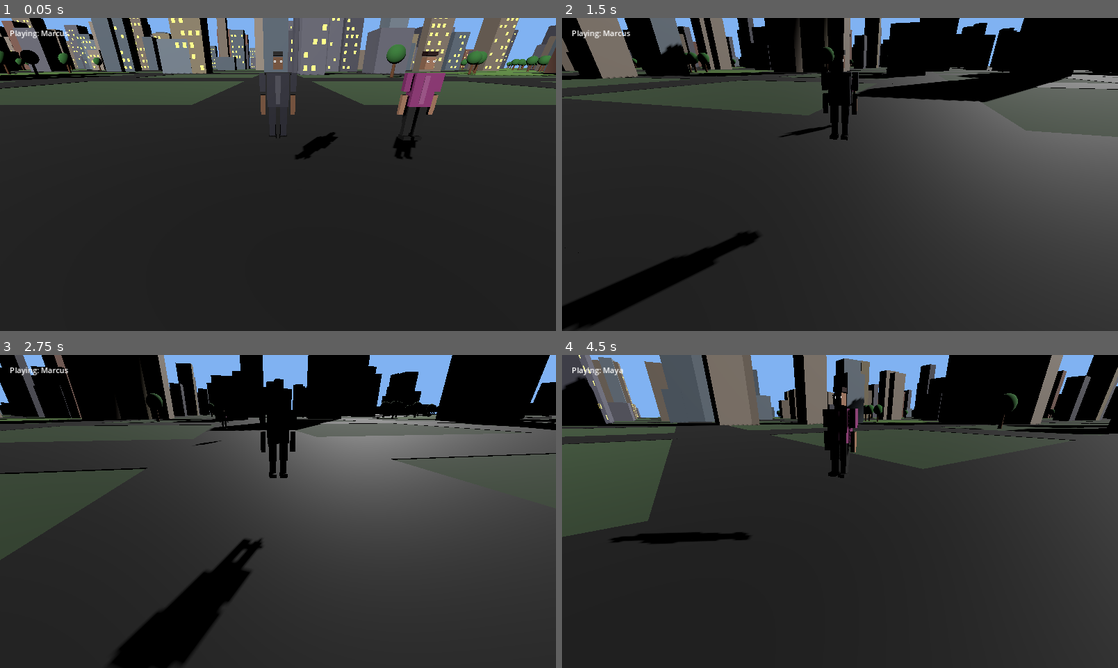
Above: before the commit, frames 1-4 (two rows, left to right).
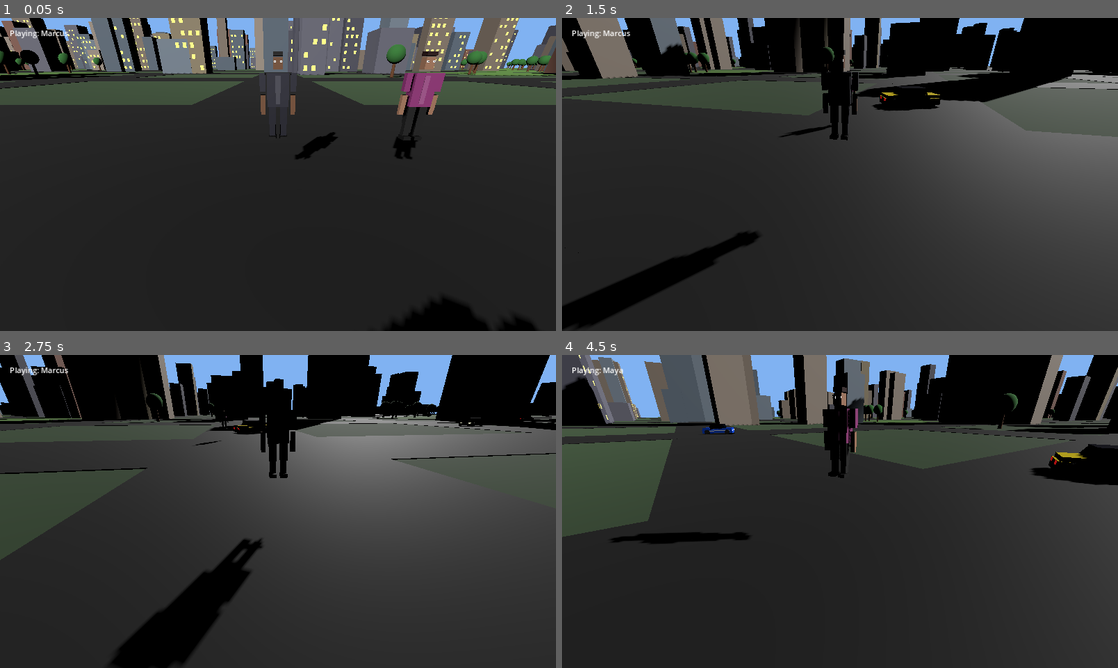
Above: after the commit, the same moments.

Repository: Layo-DamzD/Hood-Legend
Game: Godot game, scene res://scenes/main.tscn
Same seed, same stepped clock (60 frames per second), same inputs: the game is played once before the commit and once after it.
Inputs (mouse positions are in pixels of both pictures, inside the frame that each line leads up to):
- Up to frame 1 (0.05 s): no input
- Up to frame 2 (1.5 s): tap Enter at 0.5 s; move the mouse to (867, 174) at 0.52 s; hold Shift (run) 0.53-1.28 s; hold Up (move_forward) from 0.53 s (still down); tap Space (jump) at 0.77 s; move the mouse to (812, 174) at 1.27 s; click (812, 174) at 1.35 s
- Up to frame 3 (2.75 s): keep holding Up (move_forward); tap Space (jump) at 1.52 s; tap Shift (run) at 1.55 s; move the mouse to (289, 505) at 2.02 s; hold Shift (run) from 2.03 s (still down); tap E (interact) at 2.1 s
- Up to frame 4 (4.5 s): keep holding Up (move_forward); move the mouse to (834, 517) at 2.77 s; release Shift (run) at 2.78 s; tap Shift (run) at 2.85 s; tap Space (jump) at 3.02, 3.77 s; move the mouse to (878, 514) at 3.52 s; hold Shift (run) 3.53-4.28 s; tap Tab (switch_character) at 3.6 s; move the mouse to (795, 508) at 4.27 s; tap H at 4.35 s

The runs differ from the first frame. In frame 1, 1.2% of the frame differs, in the area x 69-97%, y 89-100%; in frame 2, 0.5%; in frame 3, 0.2%; in frame 4, 1.6%, in the area x 25-100%, y 22-42%.
Error before the commit: Invalid assignment of property or key 'suspension_rest_length' with value of type 'float' on a base object of type 'VehicleWheel3D'. (res://scripts/car.gd:35)
Error after the commit: Invalid assignment of property or key 'rotation_x' with value of type 'float' on a base object of type 'MeshInstance3D'. (res://scripts/player.gd:118)

Commit message:
Fix: Remove wheel property assignments from car.gd _ready()
Same error type as before - suspension_rest_length was throwing
'invalid assignment' error in Godot 4.7 even though it's a real property.

The properties are already set in the scene file (car.tscn) so we don't
need to override them in code. Removed the loop entirely.

Now car._ready() should complete successfully without errors.

Diff:
--- a/scripts/car.gd
+++ b/scripts/car.gd
@@ -28,13 +28,10 @@
 func _ready():
     set_can_sleep(false)
 
-    # Tune wheels (suspension_max_travel doesn't exist in Godot 4 - removed)
-    for wheel in [front_left, front_right, rear_left, rear_right]:
-        if wheel:
-            wheel.suspension_stiffness = 40.0
-            wheel.suspension_rest_length = 0.3
-            wheel.damping_compression = 0.85
-            wheel.damping_relaxation = 0.9
+    # NOTE: Wheel properties (suspension_rest_length, etc.) are set in the
+    # scene file (car.tscn) - we don't override them here because some
+    # Godot 4 versions throw "invalid assignment" errors when setting them
+    # via code at runtime, even though the properties exist.
 
     # Build the procedural car model
     var CarBuilder = load("res://scripts/car_builder.gd")
